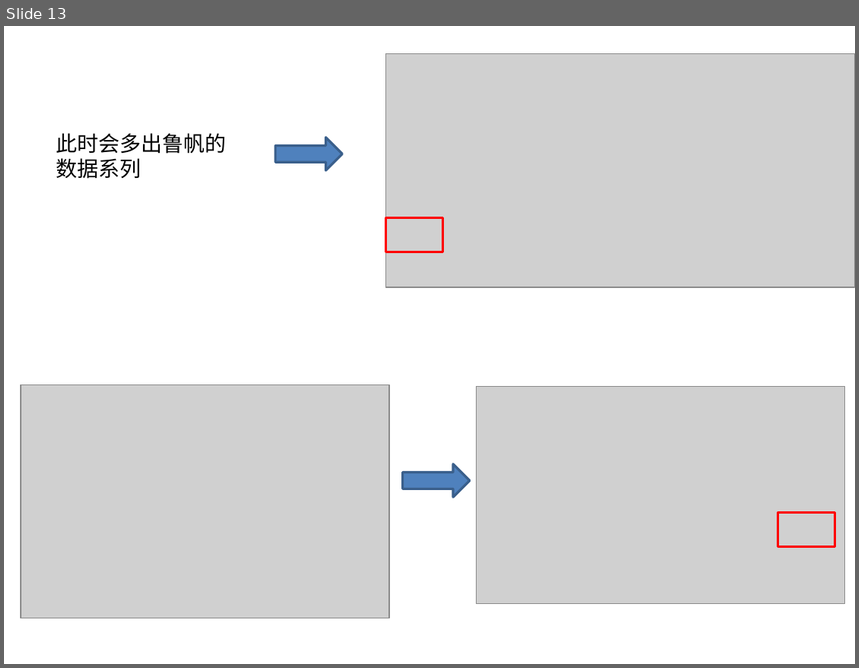
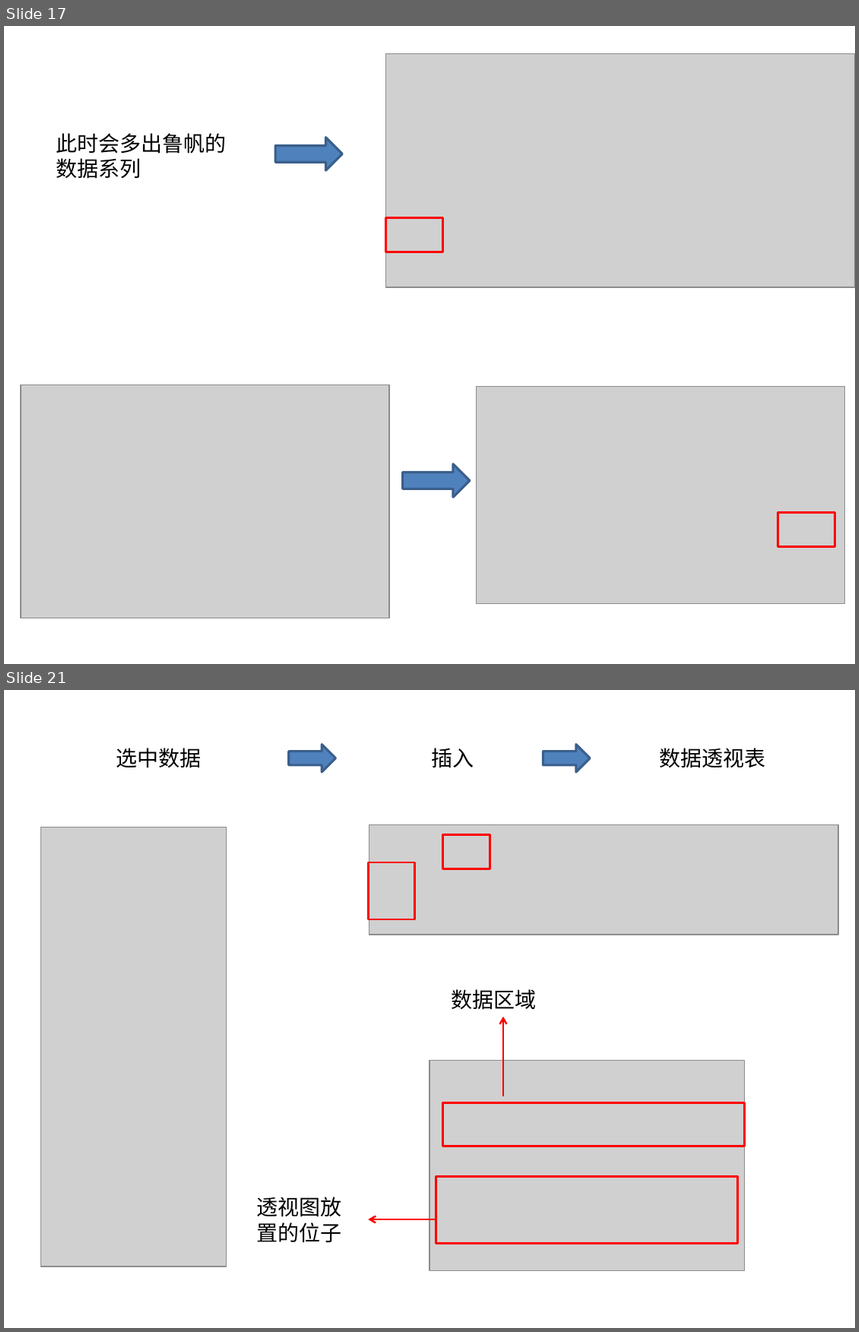
Before and after one commit to sans123wx/class, a slide deck: 第4章excel/图表/图表.pptx. Shown one above the other, each under a label of ours: slide 13 before the commit, slides 17 and 21 after it; the slides between them are not shown. The pictures are 859x668 and 859x1332 pixels, drawn with LibreOffice and Linux fonts; fonts in the diff are those of the drawing; grey boxes stand for pictures. Boxes give left, top, right and bottom in pixels: in the first picture for what was removed or moved away, otherwise in the second. Text is boxed around its words. In the diff, an @@ line names an element or a change of style, - is before the commit and + after.

```diff
--- a/第4章excel/图表/图表.pptx
+++ b/第4章excel/图表/图表.pptx
@@ slide 21 added at (4,690,855,1328), background #FFFFFF @@
@@ text added at (116,748,202,768), 18 pt, text #000000 @@
+选中数据
@@ right arrow added at (289,745,336,773), fill #4F81BD, outline #3A5F8C 2 pt @@
@@ text added at (431,748,474,768), 18 pt, text #000000 @@
+插入
@@ right arrow added at (543,745,590,773), fill #4F81BD, outline #3A5F8C 2 pt @@
@@ text added at (659,748,766,768), 18 pt, text #000000 @@
+数据透视表
@@ picture added at (369,825,838,934) @@
@@ picture added at (40,827,226,1267) @@
@@ rectangle added at (443,834,490,869), outline #FF0000 1.75 pt @@
@@ rectangle added at (368,863,415,920), outline #FF0000 1.75 pt @@
@@ text added at (452,989,537,1010), 18 pt, text #000000 @@
+数据区域
@@ arrow added from (503, 1096) to (503, 1017), #FF0000 1.5 pt @@
@@ picture added at (430,1061,744,1271) @@
@@ rectangle added at (443,1103,744,1146), outline #FF0000 1.75 pt @@
@@ rectangle added at (436,1177,737,1244), outline #FF0000 1.75 pt @@
@@ text added at (257,1197,342,1243), 18 pt, text #000000 @@
+透视图放置的位子
@@ arrow added from (436, 1220) to (368, 1220), #FF0000 1.5 pt @@
@@ what was slide 13 is now slide 17 @@
```
Also in this commit, not shown: 8 other slides added, 16 other files.
